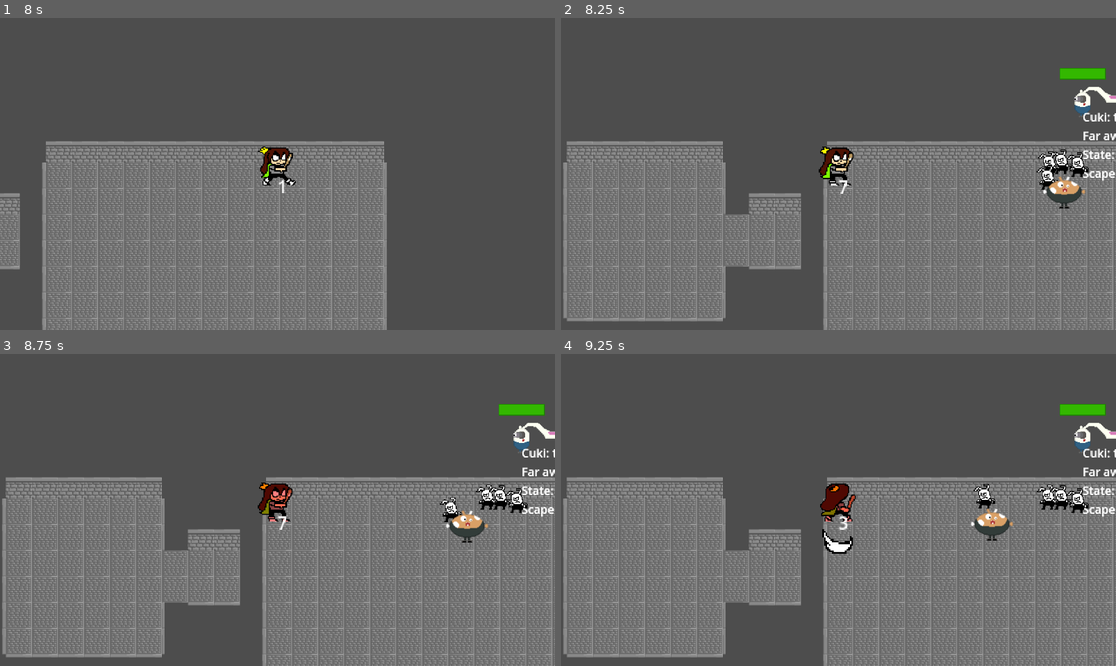
Above: before the commit, frames 1-4 (two rows, left to right).
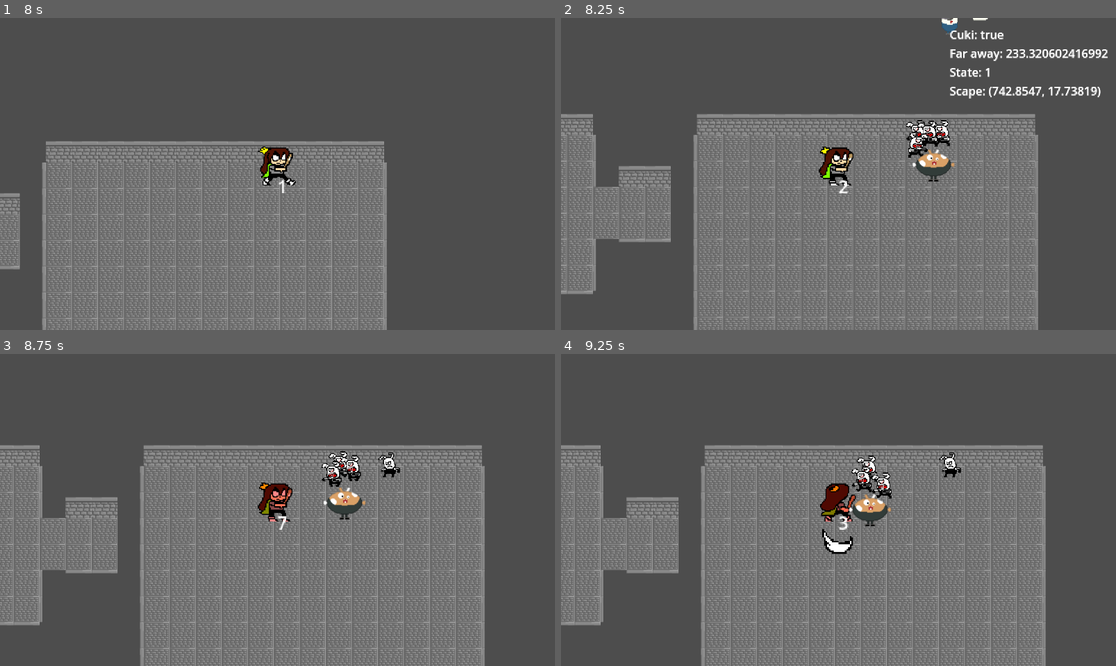
Above: after the commit, the same moments.

Repository: Megameca04/Proyecto_Cuki
Game: Godot game, scene res://Pruebas.tscn
Same seed, same stepped clock (60 frames per second), same inputs: the game is played once before the commit and once after it.
Inputs:
- Up to frame 1 (8 s): tap Enter at 0.5 s; hold Z (Atacar) 0.53-1.28 s; hold Up (ui_up) 0.53-2.03 s; tap X (Dash) every 1.5 s from 1.35 to 7.35 s; hold Z (Atacar) 2.03-2.78 s; hold Left (ui_left) 2.03-3.53 s; hold Down (ui_down) 3.53-4.28 s; hold Z (Atacar) 3.53-4.28 s; hold Right (ui_right) 4.28-5.03 s; hold Up (ui_up) 5.03-5.78 s; hold Z (Atacar) 5.03-5.78 s; hold Right (ui_right) from 5.78 s (still down); hold Z (Atacar) 6.53-7.28 s
- Up to frame 2 (8.25 s): release Right (ui_right) at 8.03 s; hold Down (ui_down) from 8.03 s (still down); hold Z (Atacar) from 8.03 s (still down)
- Up to frame 3 (8.75 s): keep holding Down (ui_down); keep holding Z (Atacar)
- Up to frame 4 (9.25 s): release Down (ui_down) at 8.78 s; release Z (Atacar) at 8.78 s; hold Left (ui_left) from 8.78 s (still down); tap X (Dash) at 8.85 s

Frame 1 is identical in both runs. In frame 2, 39% of the frame differs, in the area x 0-100%, y 0-100%; in frame 3, 38%; in frame 4, 38%.

Commit message:
small refactor

Diff:
--- a/Cuki-Clash of the Kuins/Scripts/Totem.gd
+++ b/Cuki-Clash of the Kuins/Scripts/Totem.gd
@@ -29,7 +29,7 @@
 		activated = true
 
 func generateEnemies():
-	if enemiesGenerated == false:
+	if enemiesGenerated == false && activated == true:
 		enemiesGenerated = true
 		var enemy = null
 		randomQuantityEnemies = 0
@@ -52,12 +52,15 @@
 			enemy.add_to_group("totem_enemies")
 			self.call_deferred("add_sibling", enemy)
 
+func roundEnding():
+	currentRound += 1
+	enemiesGenerated = false
+	if (currentRound == rounds):
+		self.queue_free()
+
 func _process(delta):
 	if activated == true && get_tree().get_nodes_in_group("totem_enemies").size() == 0:
-		currentRound += 1
-		enemiesGenerated = false
-		if (currentRound == rounds):
-			self.queue_free()
+		roundEnding()
 		generateEnemies()
 
 func _on_body_entered(body):
